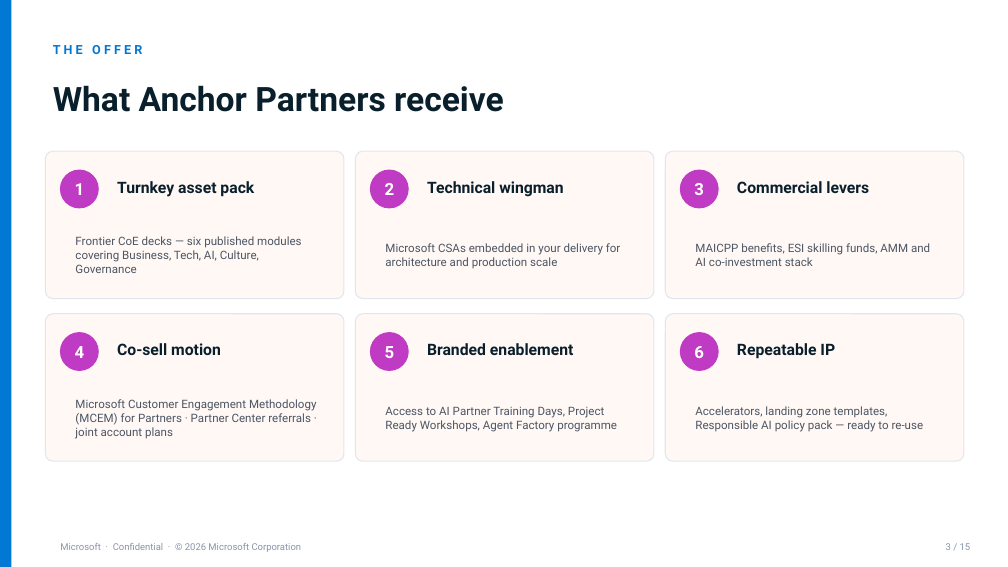
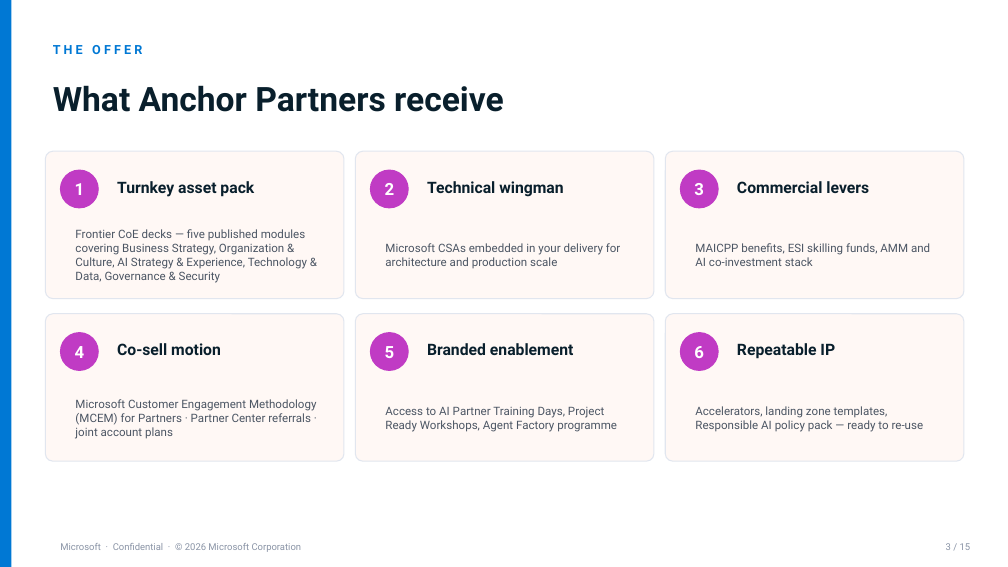
Before and after one commit to splitfinity81/AICoE, a slide deck: slide 3 of AI-CoE-Partner-Recruitment-Kit.pptx. Drawn at 1008x567 pixels with LibreOffice and Linux fonts; fonts in the diff are those of the drawing; background and template pictures are left out. Boxes give left, top, right and bottom in pixels: in the first picture for what was removed or moved away, otherwise in the second. Text is boxed around its words. In the diff, an @@ line names an element or a change of style, - is before the commit and + after.

```diff
--- a/AI-CoE-Partner-Recruitment-Kit.pptx
+++ b/AI-CoE-Partner-Recruitment-Kit.pptx
@@ text at (x1=75, y1=229, x2=307, y2=283): text changed @@
-Frontier CoE decks — six published modules covering Business, Tech, AI, Culture, Governance
+Frontier CoE decks — five published modules covering Business Strategy, Organization & Culture, AI Strategy & Experience, Technology & Data, Governance & Security
```
Also in this commit, not shown: 1 other slide changed, 4 other files.
